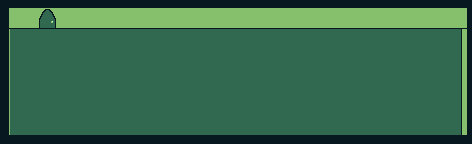
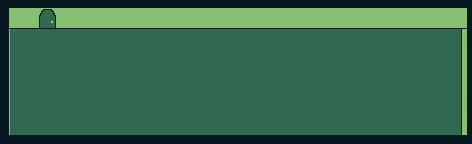
Layered file, before and after one edit (472x144). Changes by layer:
painted on "doors" over (39, 9, 56, 19)
